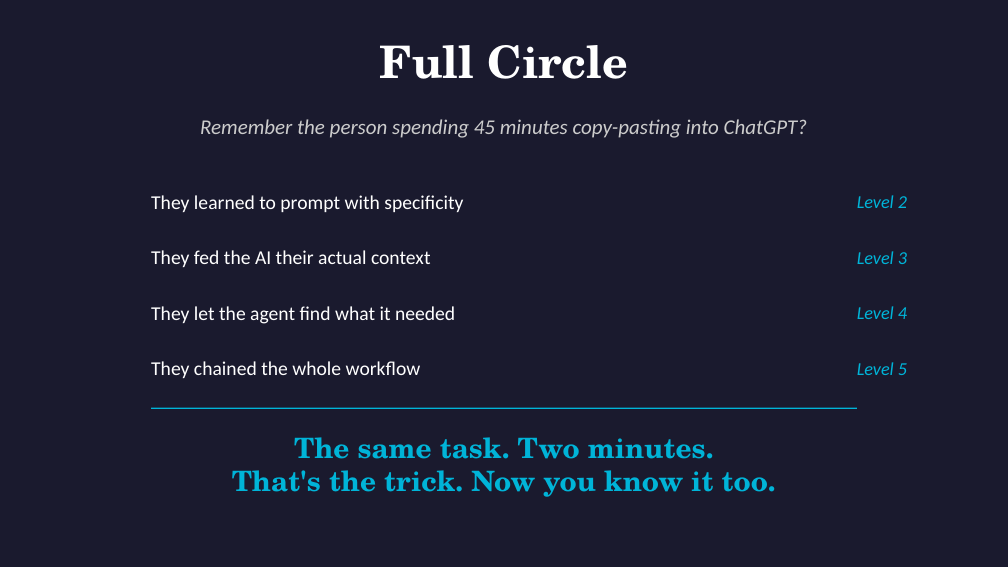
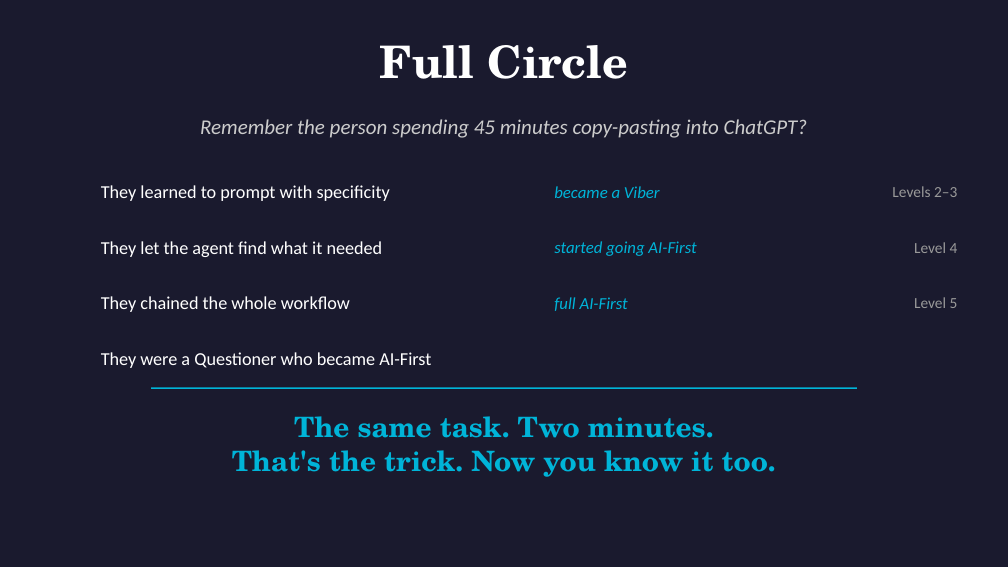
Before and after one commit to michaelengland/ai-best-practices, a slide deck: slide 46 of Getting-Agents-to-Give-Up-Their-Secrets.pptx (slide 49 before the commit). Drawn at 1008x567 pixels with LibreOffice and Linux fonts; fonts in the diff are those of the drawing. Boxes give left, top, right and bottom in pixels: in the first picture for what was removed or moved away, otherwise in the second. Text is boxed around its words. In the diff, an @@ line names an element or a change of style, - is before the commit and + after.

```diff
--- a/Getting-Agents-to-Give-Up-Their-Secrets.pptx
+++ b/Getting-Agents-to-Give-Up-Their-Secrets.pptx
@@ text "They learned to prompt with ...": place and size @@
-text "They learned to prompt with ..." at (151,195,463,212)
+text "They learned to prompt with ..." at (101,185,390,201)
@@ text at (554,186,660,198): text changed; size 13 to 12 pt @@
-Level 2
+became a Viber
@@ text added at (892,186,957,197), 11 pt, text #999999 @@
+Levels 2–3
@@ size 14 to 13 pt in 3 elements at (101,185,390,201), (101,296,350,312), (101,241,383,257) @@
@@ text "They let the agent find ...": place and size @@
-text "They let the agent find ..." at (151,306,455,324)
+text "They let the agent find ..." at (101,241,383,257)
@@ text "Level 4": place and size @@
-text "Level 4" at (857,306,907,319)
+text "Level 4" at (914,242,958,253)
@@ text "Level 4" at (914,242,958,253): size 13 to 11 pt, text colour #00B4D8 to #999999, italic off @@
@@ text removed at (151,250,431,267) @@
-They fed the AI their actual context
@@ text added at (554,241,696,256), 12 pt, text #00B4D8, italic @@
+started going AI-First
@@ text removed at (857,251,907,264) @@
-Level 3
@@ text "They chained the whole workflow": place and size @@
-text "They chained the whole workflow" at (151,361,421,378)
+text "They chained the whole workflow" at (101,296,350,312)
@@ text added at (554,297,628,311), 12 pt, text #00B4D8, italic @@
+full AI-First
@@ text "Level 5" at (914,297,958,308): size 13 to 11 pt, text colour #00B4D8 to #999999, italic off @@
@@ text "Level 5": place and size @@
-text "Level 5" at (857,362,907,375)
+text "Level 5" at (914,297,958,308)
@@ text added at (101,352,431,368), 13 pt, text #FFFFFF @@
+They were a Questioner who became AI-First
@@ line moved from (151, 408) - (857, 408) to (151, 388) - (857, 388) @@
@@ text "The same task. Two minutes.": place and size @@
-text "The same task. Two minutes." at (232,437,776,497)
+text "The same task. Two minutes." at (232,416,776,477)
```
Also in this commit, not shown: 17 other slides changed, 4 slides added, 7 slides removed, 3 other files.
